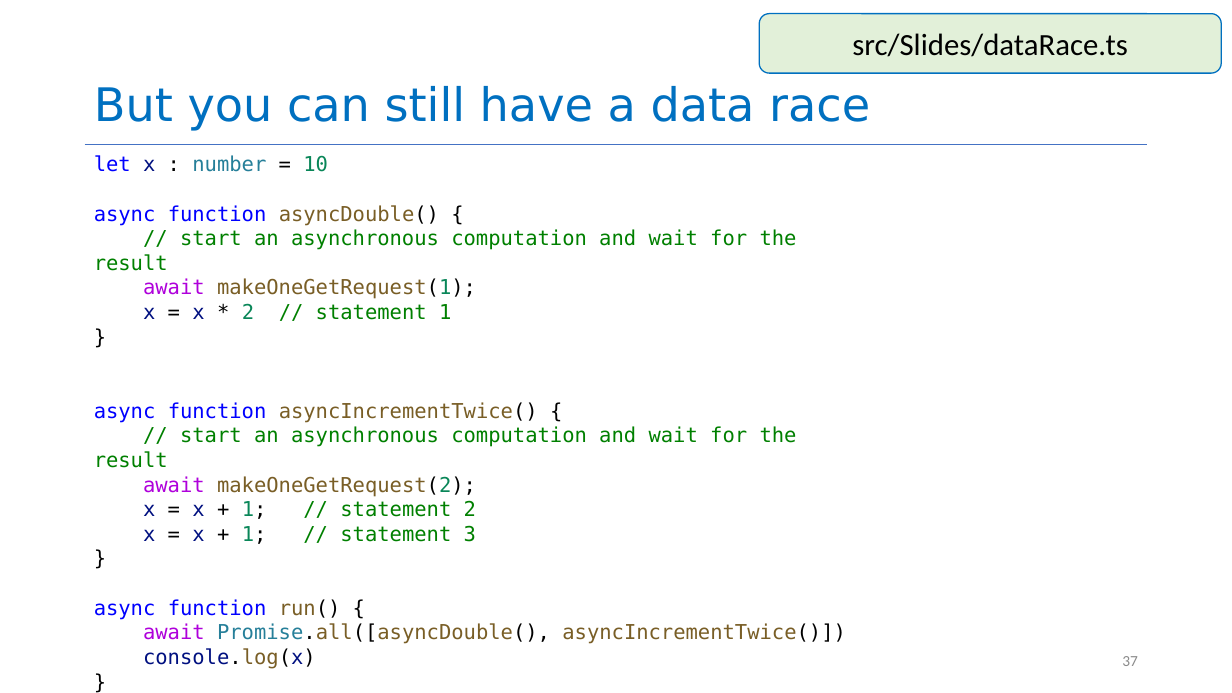
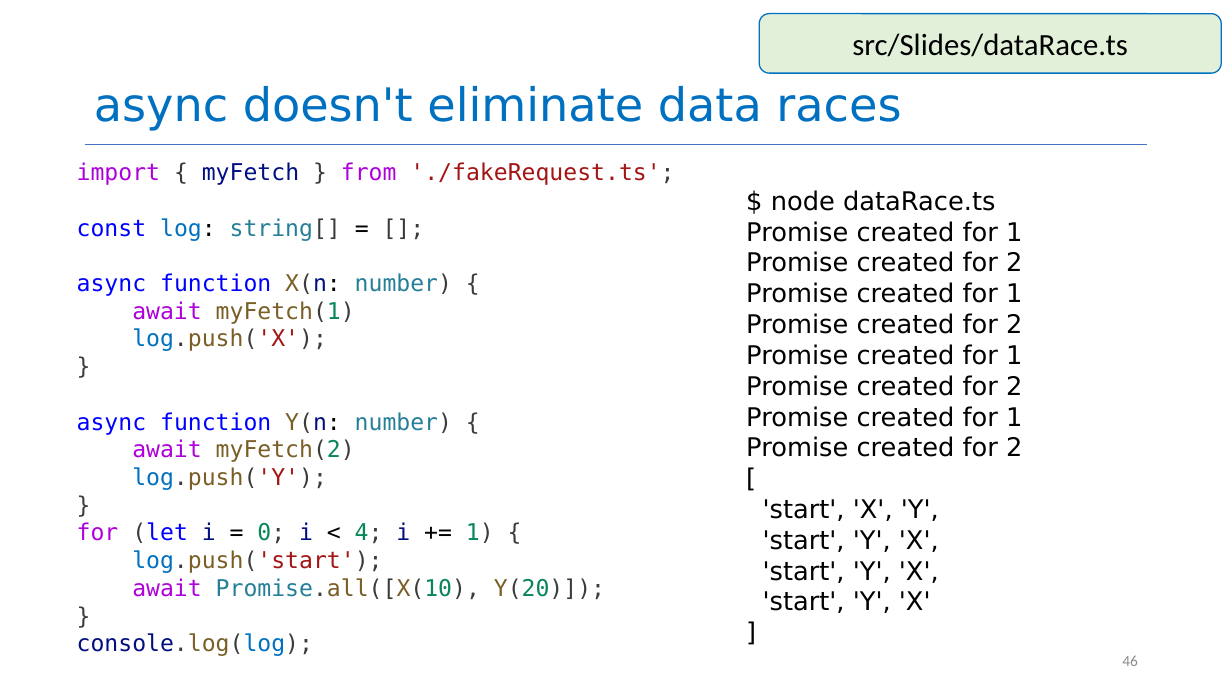
Before and after one commit to neu-se/CS4530-Spring-2026, a slide deck: slide 46 of Slides/Module 09 Concurrency Patterns in Typescript.pptx (slide 37 before the commit). Drawn at 1232x693 pixels with LibreOffice and Linux fonts; fonts in the diff are those of the drawing. Boxes give left, top, right and bottom in pixels: in the first picture for what was removed or moved away, otherwise in the second. Text is boxed around its words. In the diff, an @@ line names an element or a change of style, - is before the commit and + after.

```diff
--- a/Slides/Module 09 Concurrency Patterns in Typescript.pptx
+++ b/Slides/Module 09 Concurrency Patterns in Typescript.pptx
@@ title at [94,86,901,131]: text changed @@
-But you can still have a data race
+async doesn't eliminate data races
@@ text "import { myFetch } from ...": place and size @@
-text "import { myFetch } from ..." at [94,155,846,669]
+text "import { myFetch } from ..." at [77,162,674,656]
@@ text "import { myFetch } from ..." at [77,162,674,656]: size 16 to 18 pt, text colour #000000 to #3B3B3B in "}", "}", "}" @@
@@ text at [77,162,674,351]: text changed; size 16 to 18 pt; text colour #008000 to #A31515 @@
-let x : number = 10
-async function asyncDouble() {
-// start an asynchronous computation and wait for the result
-await makeOneGetRequest(1);
-x = x * 2 // statement 1
+import { myFetch } from './fakeRequest.ts';
+const log: string[] = [];
+async function X(n: number) {
+await myFetch(1)
+log.push('X');
@@ text added at [746,190,1022,613], 20 pt, text #000000 @@
+$ node dataRace.ts
+Promise created for 1
+Promise created for 2
+Promise created for 1
+Promise created for 2
+Promise created for 1
+Promise created for 2
+Promise created for 1
+Promise created for 2
+[
+'start', 'X', 'Y',
+'start', 'Y', 'X',
+'start', 'Y', 'X',
+'start', 'Y', 'X'
+]
@@ text at [77,412,452,490]: text changed; size 16 to 18 pt; text colour #008000 to #0000FF @@
-async function asyncIncrementTwice() {
-// start an asynchronous computation and wait for the result
-await makeOneGetRequest(2);
-x = x + 1; // statement 2
-x = x + 1; // statement 3
+async function Y(n: number) {
+await myFetch(2)
+log.push('Y');
@@ text at [77,522,605,600]: text changed; size 16 to 18 pt; text colour #795E26 to #3B3B3B @@
-async function run() {
-await Promise.all([asyncDouble(), asyncIncrementTwice()])
-console.log(x)
+for (let i = 0; i < 4; i += 1) {
+log.push('start');
+await Promise.all([X(10), Y(20)]);
@@ text at [77,633,313,656]: paragraph added @@
+console.log(log);
@@ page number at [1122,655,1138,666]: text changed @@
-37
+46
```
Also in this commit, not shown: 12 other slides changed, 26 slides added, 12 slides removed, 1 other file.
